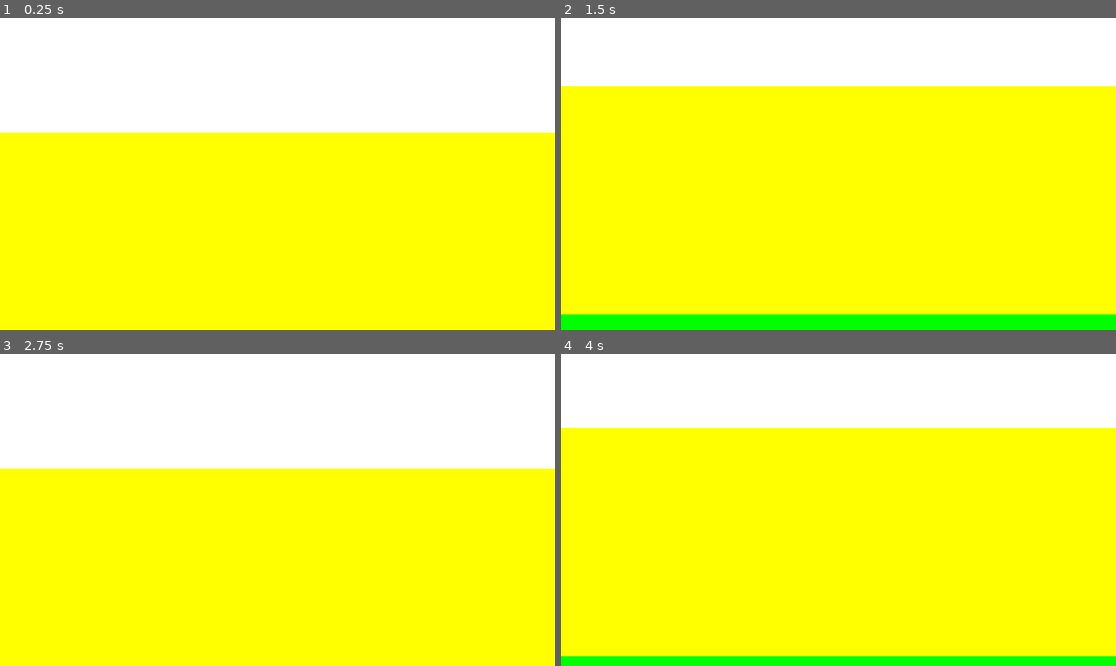
Above: before the commit, frames 1-4 (two rows, left to right).
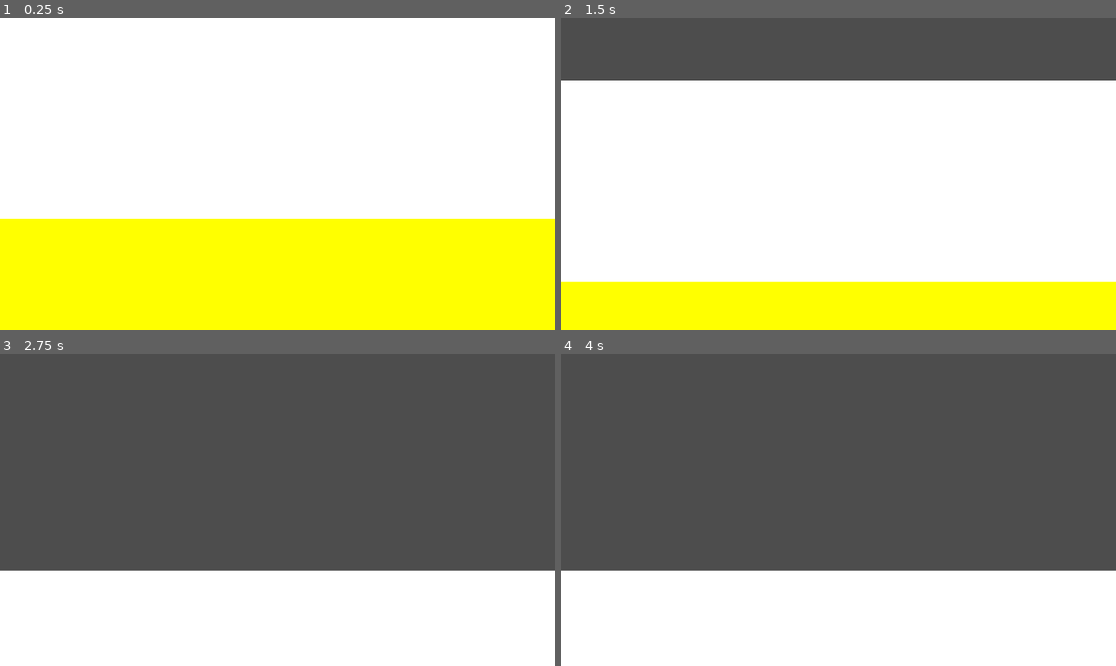
Above: after the commit, the same moments.

Repository: DonutEll/DosMasUnoEsUno
Game: Godot game, scene res://scenes/gnomePuzzle.tscn
Two runs of this game, one before a commit and one after it. Both use one fixed random seed, a clock stepped at 60 frames per second and the inputs below. The project has no main scene, so this scene is started directly.
Inputs (mouse positions are in pixels of both pictures, inside the frame that each line leads up to):
- Up to frame 1 (0.25 s): no input
- Up to frame 2 (1.5 s): tap Enter at 0.5 s; move the mouse to (844, 205) at 0.52 s; move the mouse to (727, 30) at 1.27 s
- Up to frame 3 (2.75 s): move the mouse to (333, 441) at 2.02 s
- Up to frame 4 (4 s): tap Space at 2.75 s; move the mouse to (810, 572) at 2.77 s; tap Enter at 3.5 s; move the mouse to (1005, 556) at 3.52 s

The runs differ from the first frame. In frame 1, 28% of the frame differs, in the area x 0-100%, y 36-65%; in frame 2, 88%; in frame 3, 100%, in the area x 0-100%, y 0-100%; in frame 4, 100%.

Commit message:
:art: Camera 2D now is a scene
The camera inside the "gnomePuzzle" scene is now an instantiated scene

Diff:
--- /dev/null
+++ b/scenes/camera2D.tscn
@@ -0,0 +1,33 @@
+[gd_scene format=3 uid="uid://rfstuw2it4fk"]
+
+[ext_resource type="Script" uid="uid://cjhjsx5kou15l" path="res://scripts/camera_2d.gd" id="1_qnfst"]
+
+[sub_resource type="RectangleShape2D" id="RectangleShape2D_p84c8"]
+size = Vector2(2055.5, 125)
+
+[sub_resource type="RectangleShape2D" id="RectangleShape2D_s005v"]
+size = Vector2(1959, 125)
+
+[node name="Camera2D" type="Camera2D" unique_id=307267164]
+anchor_mode = 0
+script = ExtResource("1_qnfst")
+
+[node name="ScrollDownArea" type="Area2D" parent="." unique_id=494329590]
+position = Vector2(0, 1080)
+
+[node name="ScrollDownCollision" type="CollisionShape2D" parent="ScrollDownArea" unique_id=782825415]
+position = Vector2(959, -62)
+shape = SubResource("RectangleShape2D_p84c8")
+metadata/_edit_lock_ = true
+
+[node name="ScrollUpArea" type="Area2D" parent="." unique_id=1908827463]
+
+[node name="ScrollUpCollision" type="CollisionShape2D" parent="ScrollUpArea" unique_id=568212668]
+position = Vector2(969.5, 62)
+shape = SubResource("RectangleShape2D_s005v")
+metadata/_edit_lock_ = true
+
+[connection signal="mouse_entered" from="ScrollDownArea" to="." method="_on_scroll_down_area_mouse_entered"]
+[connection signal="mouse_exited" from="ScrollDownArea" to="." method="_on_scroll_down_area_mouse_exited"]
+[connection signal="mouse_entered" from="ScrollUpArea" to="." method="_on_scroll_up_area_mouse_entered"]
+[connection signal="mouse_exited" from="ScrollUpArea" to="." method="_on_scroll_up_area_mouse_exited"]
--- a/scenes/gnomePuzzle.tscn
+++ b/scenes/gnomePuzzle.tscn
@@ -1,12 +1,6 @@
 [gd_scene format=3 uid="uid://bjahaceownmef"]
 
-[ext_resource type="Script" uid="uid://cjhjsx5kou15l" path="res://scripts/camera_2d.gd" id="1_s005v"]
-
-[sub_resource type="RectangleShape2D" id="RectangleShape2D_p84c8"]
-size = Vector2(2055.5, 212)
-
-[sub_resource type="RectangleShape2D" id="RectangleShape2D_s005v"]
-size = Vector2(1190, 105)
+[ext_resource type="PackedScene" uid="uid://rfstuw2it4fk" path="res://scenes/camera2D.tscn" id="1_s005v"]
 
 [node name="Node2D" type="Node2D" unique_id=856181745]
 
@@ -30,25 +24,5 @@
 mouse_filter = 2
 color = Color(0, 1, 0, 1)
 
-[node name="Camera2D" type="Camera2D" parent="." unique_id=1691840595]
-position = Vector2(0, 300)
-anchor_mode = 0
-script = ExtResource("1_s005v")
-
-[node name="ScrollDownArea" type="Area2D" parent="Camera2D" unique_id=1700236291]
-position = Vector2(23, 600)
-
-[node name="ScrollDownCollision" type="CollisionShape2D" parent="Camera2D/ScrollDownArea" unique_id=1986924296]
-position = Vector2(959, 44)
-shape = SubResource("RectangleShape2D_p84c8")
-
-[node name="ScrollUpArea" type="Area2D" parent="Camera2D" unique_id=356745474]
-
-[node name="ScrollUpCollision" type="CollisionShape2D" parent="Camera2D/ScrollUpArea" unique_id=1473005979]
-position = Vector2(585, 42.5)
-shape = SubResource("RectangleShape2D_s005v")
-
-[connection signal="mouse_entered" from="Camera2D/ScrollDownArea" to="Camera2D" method="_on_scroll_down_area_mouse_entered"]
-[connection signal="mouse_exited" from="Camera2D/ScrollDownArea" to="Camera2D" method="_on_scroll_down_area_mouse_exited"]
-[connection signal="mouse_entered" from="Camera2D/ScrollUpArea" to="Camera2D" method="_on_scroll_up_area_mouse_entered"]
-[connection signal="mouse_exited" from="Camera2D/ScrollUpArea" to="Camera2D" method="_on_scroll_up_area_mouse_exited"]
+[node name="Camera2D" parent="." unique_id=307267164 instance=ExtResource("1_s005v")]
+speed = 1000
--- a/scripts/camera_2d.gd
+++ b/scripts/camera_2d.gd
@@ -34,7 +34,6 @@
 		return
 	position.y += speed * get_process_delta_time()
 
-
 func cameraScrollUp():
 	if not movingUp:
 		return
